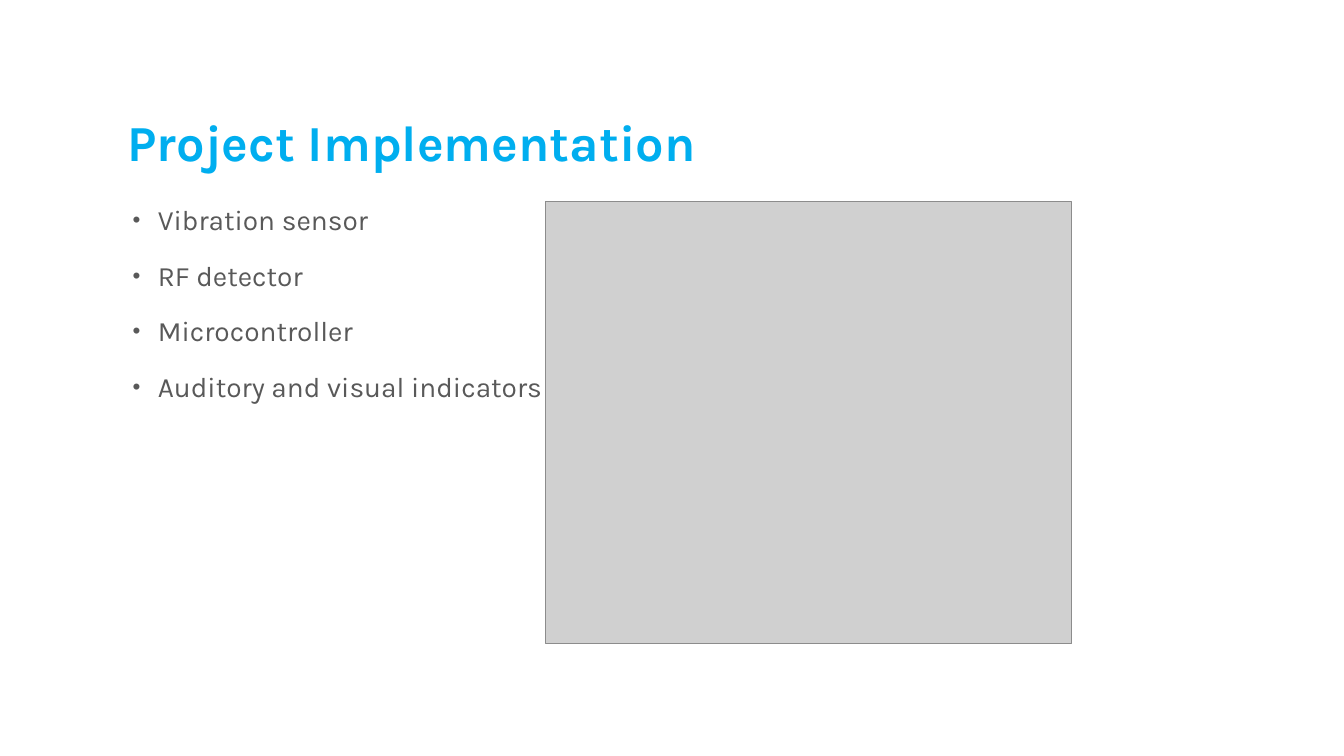
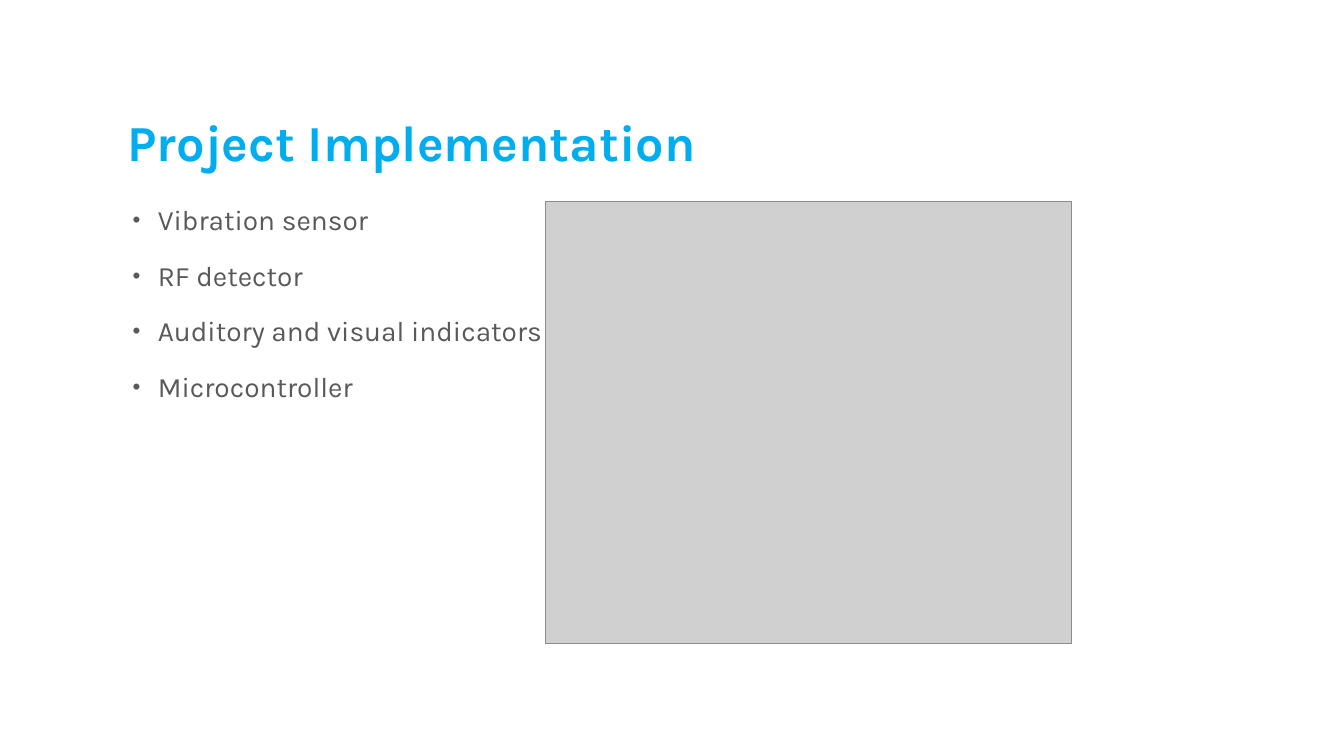
Before and after one commit to SethMWard/ECE-411-Practicum, a slide deck: slide 5 of Group Documents/ECE411 Team 11 Suspicious Package Training Aid.pptx. Drawn at 1344x756 pixels with LibreOffice and Linux fonts; fonts in the diff are those of the drawing; grey boxes stand for pictures; background and template pictures are left out. Boxes give left, top, right and bottom in pixels: in the first picture for what was removed or moved away, otherwise in the second. Text is boxed around its words. In the diff, an @@ line names an element or a change of style, - is before the commit and + after.

```diff
--- a/Group Documents/ECE411 Team 11 Suspicious Package Training Aid.pptx
+++ b/Group Documents/ECE411 Team 11 Suspicious Package Training Aid.pptx
@@ text at [158,322,542,348]: paragraph added @@
+• Auditory and visual indicators
@@ text at [158,378,542,404]: paragraph removed @@
-• Auditory and visual indicators
```
Also in this commit, not shown: 2 other files.
